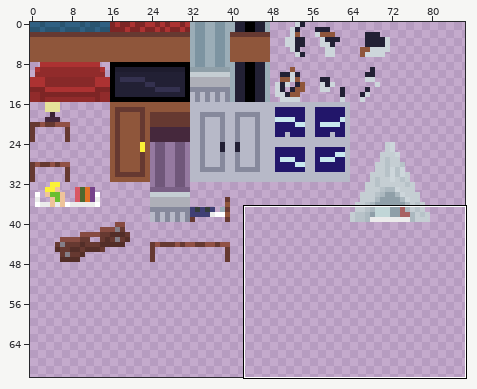
One commit to this sprite sheet: src/commonMain/resources/tiles.png. The picture above shows the old version from afar; the outline marks the close-up.
Close-up. The starting point:
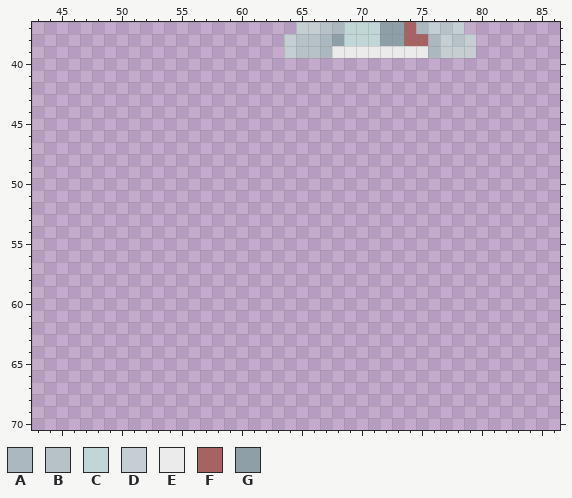
The file is 128x128 pixels. Colours within 5 levels of each other are drawn and written as one. Shown: x 43..86, y 37..70. The wide view leaves out empty margins.
Palette (. is transparent): A #abb8bf  B #b7c2c8  C #c1d6d7  D #c5ced3  E #ebebeb  F #a76262  G #8f9fa8
Pixels before, first column x 64:
37 .DDBACCCGGFADBD.
38 DBBAGCCCGGFFADBD
39 DBBAEEEEEEEEADDD
The result:
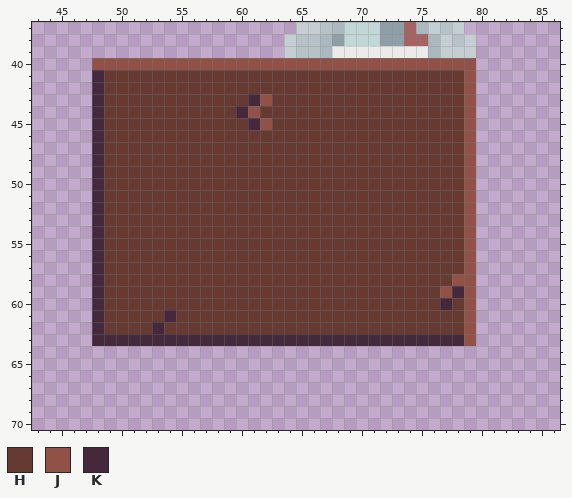
Colours new in this view: H #663931  J #915146  K #45283c
The edit:
{"y":40,"x":48,"old":"................................","new":"JJJJJJJJJJJJJJJJJJJJJJJJJJJJJJJJ"}
{"y":41,"x":48,"old":"................................","new":"KHHHHHHHHHHHHHHHHHHHHHHHHHHHHHHJ"}
{"y":42,"x":48,"old":"................................","new":"KHHHHHHHHHHHHHHHHHHHHHHHHHHHHHHJ"}
{"y":43,"x":48,"old":"................................","new":"KHHHHHHHHHHHHKJHHHHHHHHHHHHHHHHJ"}
{"y":44,"x":48,"old":"................................","new":"KHHHHHHHHHHHKJHHHHHHHHHHHHHHHHHJ"}
{"y":45,"x":48,"old":"................................","new":"KHHHHHHHHHHHHKJHHHHHHHHHHHHHHHHJ"}
{"y":46,"x":48,"old":"................................","new":"KHHHHHHHHHHHHHHHHHHHHHHHHHHHHHHJ"}
{"y":47,"x":48,"old":"................................","new":"KHHHHHHHHHHHHHHHHHHHHHHHHHHHHHHJ"}
{"y":48,"x":48,"old":"................................","new":"KHHHHHHHHHHHHHHHHHHHHHHHHHHHHHHJ"}
{"y":49,"x":48,"old":"................................","new":"KHHHHHHHHHHHHHHHHHHHHHHHHHHHHHHJ"}
{"y":50,"x":48,"old":"................................","new":"KHHHHHHHHHHHHHHHHHHHHHHHHHHHHHHJ"}
{"y":51,"x":48,"old":"................................","new":"KHHHHHHHHHHHHHHHHHHHHHHHHHHHHHHJ"}
{"y":52,"x":48,"old":"................................","new":"KHHHHHHHHHHHHHHHHHHHHHHHHHHHHHHJ"}
{"y":53,"x":48,"old":"................................","new":"KHHHHHHHHHHHHHHHHHHHHHHHHHHHHHHJ"}
{"y":54,"x":48,"old":"................................","new":"KHHHHHHHHHHHHHHHHHHHHHHHHHHHHHHJ"}
{"y":55,"x":48,"old":"................................","new":"KHHHHHHHHHHHHHHHHHHHHHHHHHHHHHHJ"}
{"y":56,"x":48,"old":"................................","new":"KHHHHHHHHHHHHHHHHHHHHHHHHHHHHHHJ"}
{"y":57,"x":48,"old":"................................","new":"KHHHHHHHHHHHHHHHHHHHHHHHHHHHHHHJ"}
{"y":58,"x":48,"old":"................................","new":"KHHHHHHHHHHHHHHHHHHHHHHHHHHHHHJJ"}
{"y":59,"x":48,"old":"................................","new":"KHHHHHHHHHHHHHHHHHHHHHHHHHHHHJKJ"}
{"y":60,"x":48,"old":"................................","new":"KHHHHHHHHHHHHHHHHHHHHHHHHHHHHKHJ"}
{"y":61,"x":48,"old":"................................","new":"KHHHHHKHHHHHHHHHHHHHHHHHHHHHHHHJ"}
{"y":62,"x":48,"old":"................................","new":"KHHHHKHHHHHHHHHHHHHHHHHHHHHHHHHJ"}
{"y":63,"x":48,"old":"................................","new":"KKKKKKKKKKKKKKKKKKKKKKKKKKKKKKKJ"}
{"label":"added","picture_box":[92,58,476,346]}
